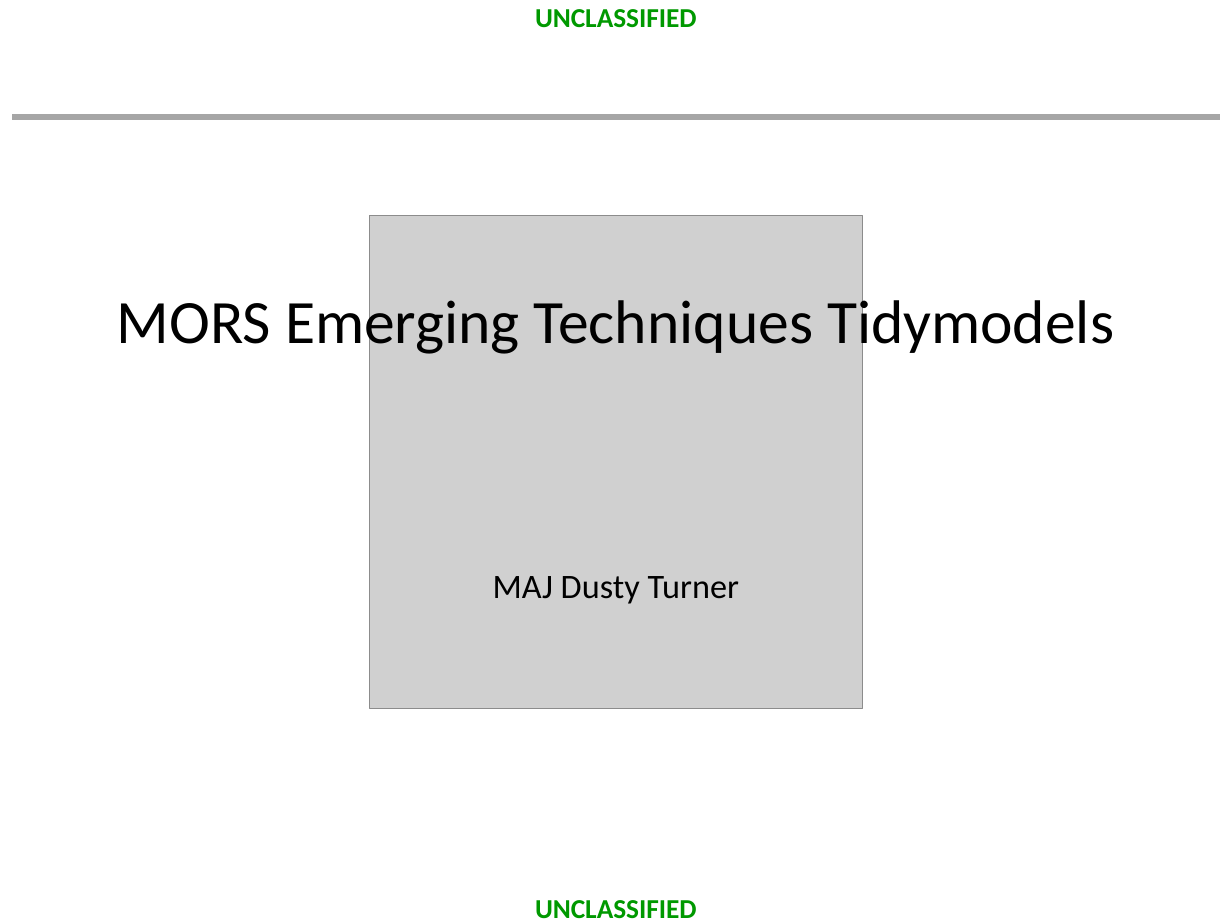
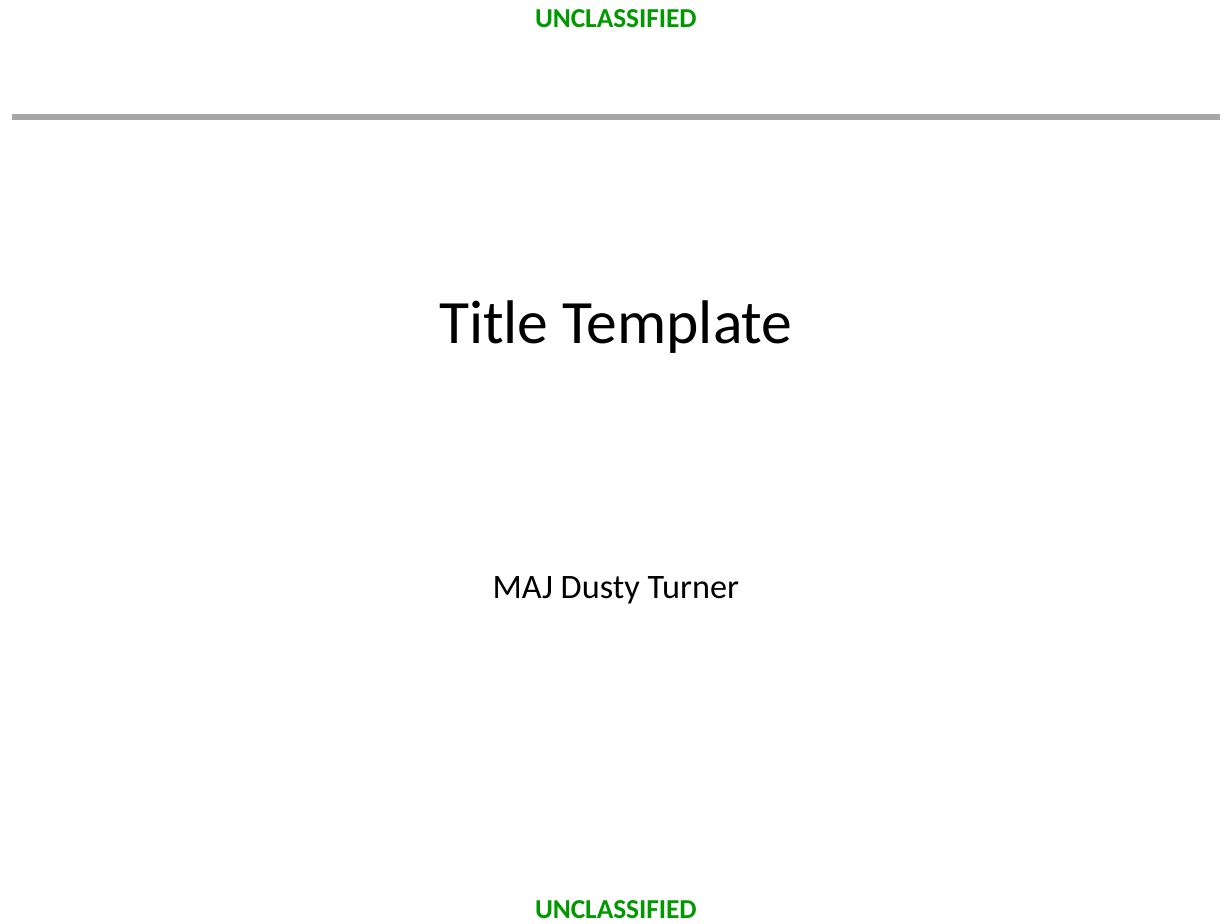
Before and after one commit to dusty-turner/MORSEmergingTechniques2019, a slide deck: slide 1 of template.pptx. Drawn at 1232x924 pixels with LibreOffice and Linux fonts; fonts in the diff are those of the drawing; grey boxes stand for pictures; background and template pictures are left out. Boxes give left, top, right and bottom in pixels: in the first picture for what was removed or moved away, otherwise in the second. Text is boxed around its words. In the diff, an @@ line names an element or a change of style, - is before the commit and + after.

Commit message:
updated template and ppt presentation from work

```diff
--- a/template.pptx
+++ b/template.pptx
@@ picture removed at (370,216,862,708) @@
@@ title at (439,300,792,353): text changed @@
-MORS Emerging Techniques Tidymodels
+Title Template
```
Also in this commit, not shown: 3 slides added, 4 slides removed, 1 other file.
